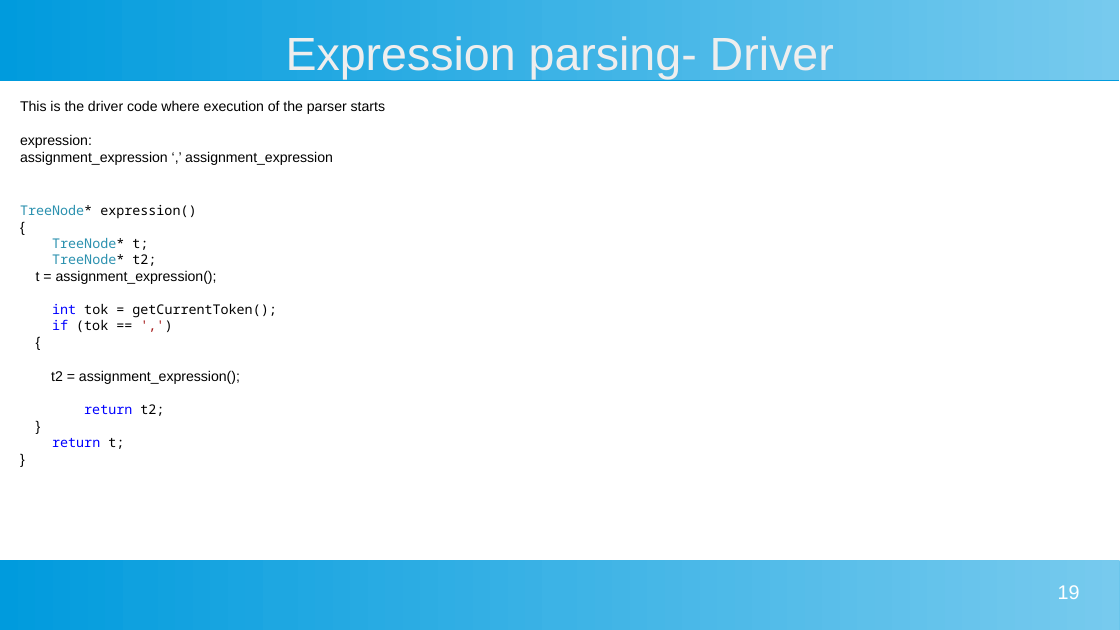
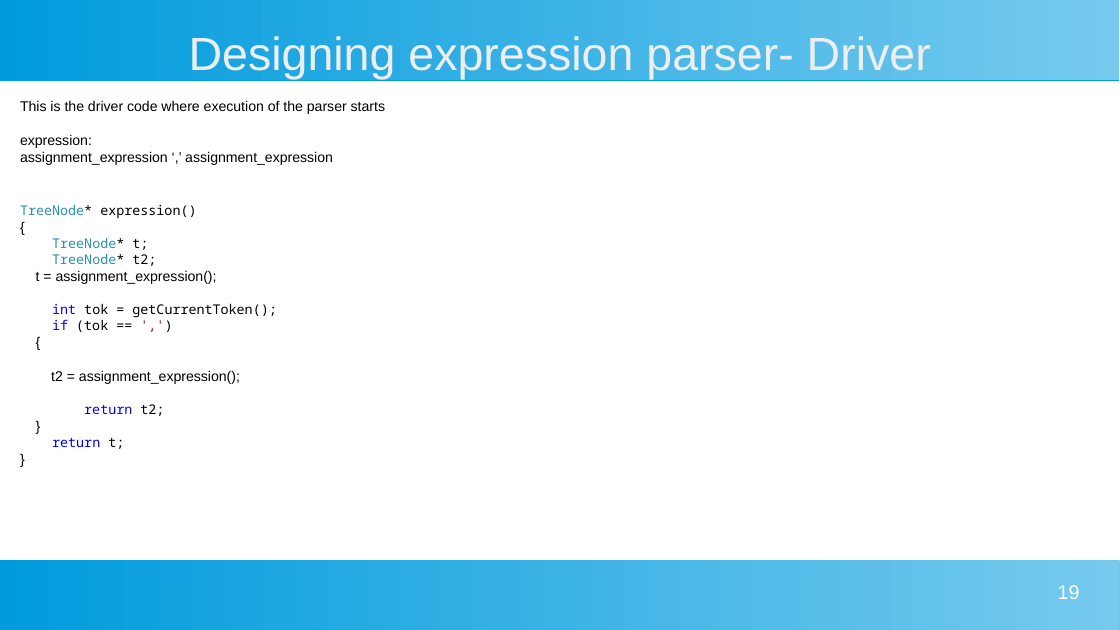
Before and after one commit to daipayan-bhowal/ProtoCParser, a slide deck: slide 19 of Manual/C Parser.pptx. Drawn at 1120x630 pixels with LibreOffice and Linux fonts; fonts in the diff are those of the drawing. Boxes give left, top, right and bottom in pixels: in the first picture for what was removed or moved away, otherwise in the second. Text is boxed around its words. In the diff, an @@ line names an element or a change of style, - is before the commit and + after.

Commit message:
Manual PPT file C-Parser.ppt updated

```diff
--- a/Manual/C Parser.pptx
+++ b/Manual/C Parser.pptx
@@ text at [189, 36, 931, 80]: text changed @@
-Expression parsing- Driver
+Designing expression parser- Driver
```
Also in this commit, not shown: 16 other slides changed, 3 slides added, 5 other files.
